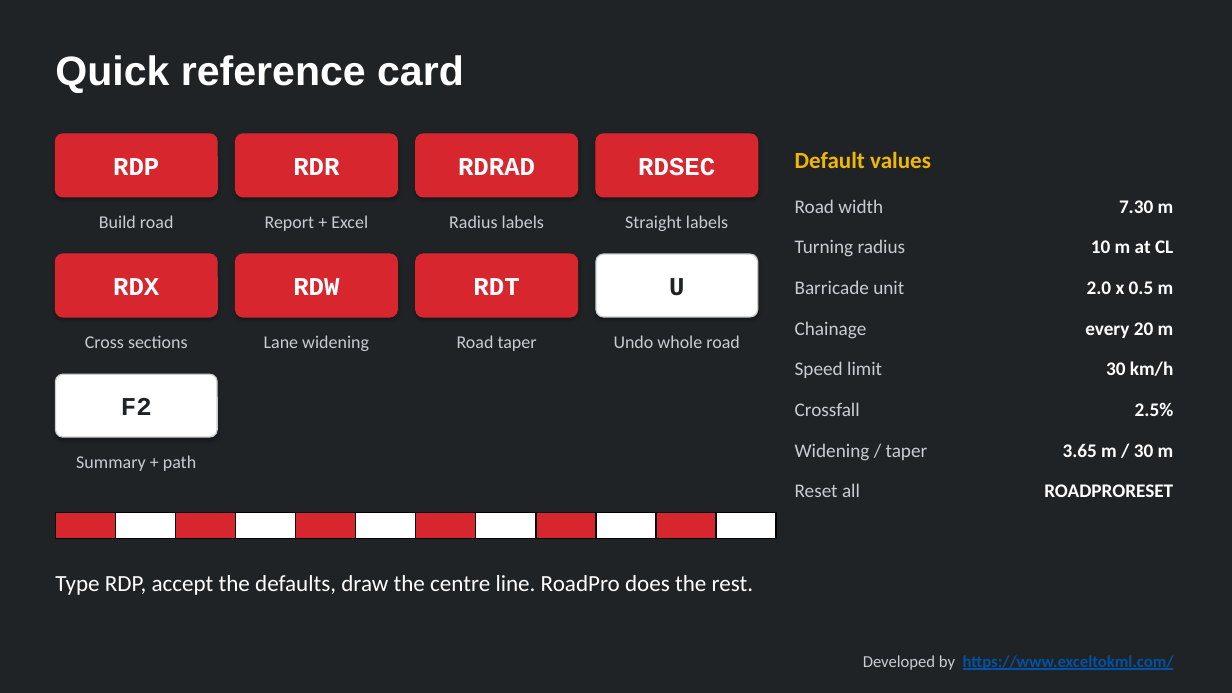
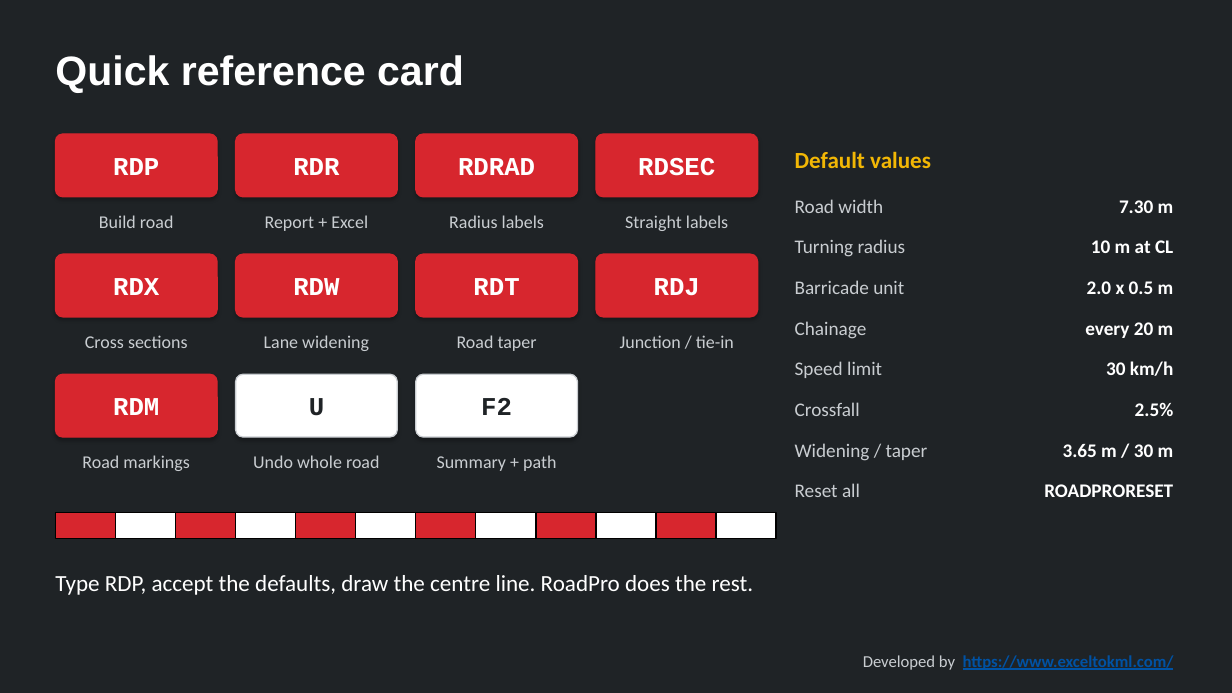
Before and after one commit to Asjad-Mehmood/KML-WEBSITE-, a slide deck: slide 19 of public/roadpro/RoadPro_User_Guide.pptx (slide 16 before the commit). Drawn at 1232x693 pixels with LibreOffice and Linux fonts; fonts in the diff are those of the drawing. Boxes give left, top, right and bottom in pixels: in the first picture for what was removed or moved away, otherwise in the second. Text is boxed around its words. In the diff, an @@ line names an element or a change of style, - is before the commit and + after.

```diff
--- a/public/roadpro/RoadPro_User_Guide.pptx
+++ b/public/roadpro/RoadPro_User_Guide.pptx
@@ rounded rectangle at bbox=[596, 254, 758, 317]: fill #FFFFFF to #D7262E; outline #C9CDD1 1 pt to #D7262E 1 pt @@
@@ text added at bbox=[654, 278, 700, 296], 20 pt, text #FFFFFF, bold @@
+RDJ
@@ text added at bbox=[620, 335, 734, 348], 14 pt, text #C9CDD1 @@
+Junction / tie-in
@@ rounded rectangle at bbox=[55, 374, 217, 437]: fill #FFFFFF to #D7262E; outline #C9CDD1 1 pt to #D7262E 1 pt @@
@@ text "U": place and size @@
-text "U" at bbox=[669, 278, 684, 296]
+text "U" at bbox=[309, 398, 324, 416]
@@ rounded rectangle added at bbox=[236, 374, 397, 437], fill #FFFFFF, outline #C9CDD1 1 pt @@
@@ text "F2": place and size @@
-text "F2" at bbox=[121, 398, 152, 415]
+text "F2" at bbox=[481, 398, 512, 415]
@@ rounded rectangle added at bbox=[416, 374, 578, 437], fill #FFFFFF, outline #C9CDD1 1 pt @@
@@ text added at bbox=[113, 398, 159, 415], 20 pt, text #FFFFFF, bold @@
+RDM
@@ text "Undo whole road": place and size @@
-text "Undo whole road" at bbox=[614, 335, 740, 348]
+text "Undo whole road" at bbox=[253, 455, 380, 468]
@@ text "Summary + path": place and size @@
-text "Summary + path" at bbox=[76, 455, 196, 471]
+text "Summary + path" at bbox=[437, 455, 556, 471]
@@ text added at bbox=[82, 455, 190, 471], 14 pt, text #C9CDD1 @@
+Road markings
```
Also in this commit, not shown: 15 other slides changed, 3 slides added, 21 other files.
